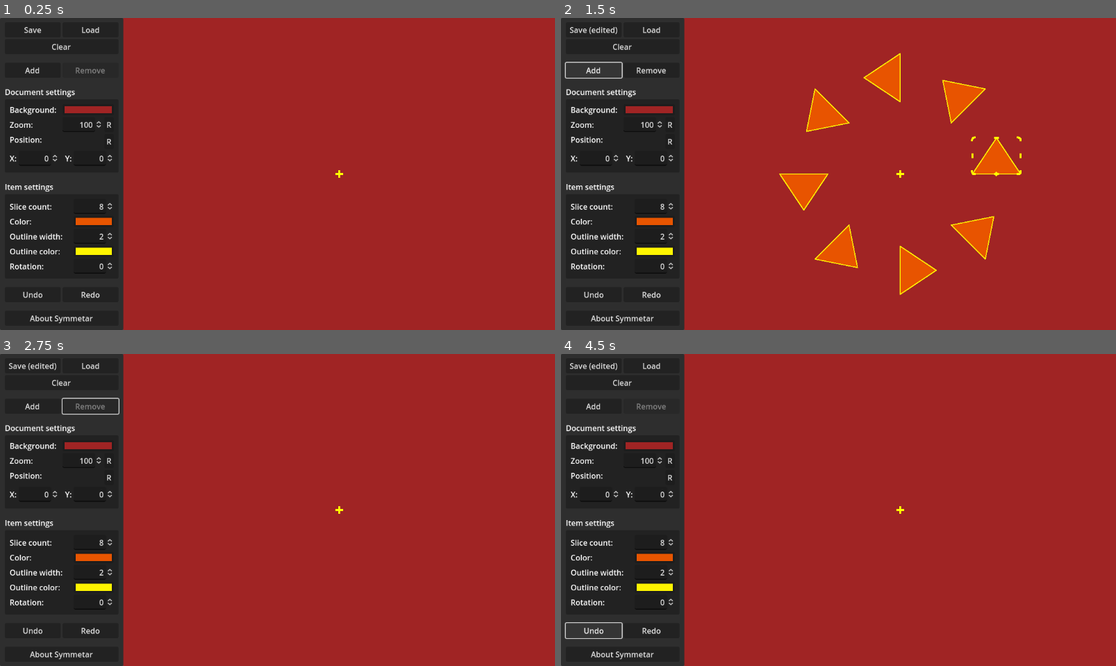
Above: before the commit, frames 1-4 (two rows, left to right).
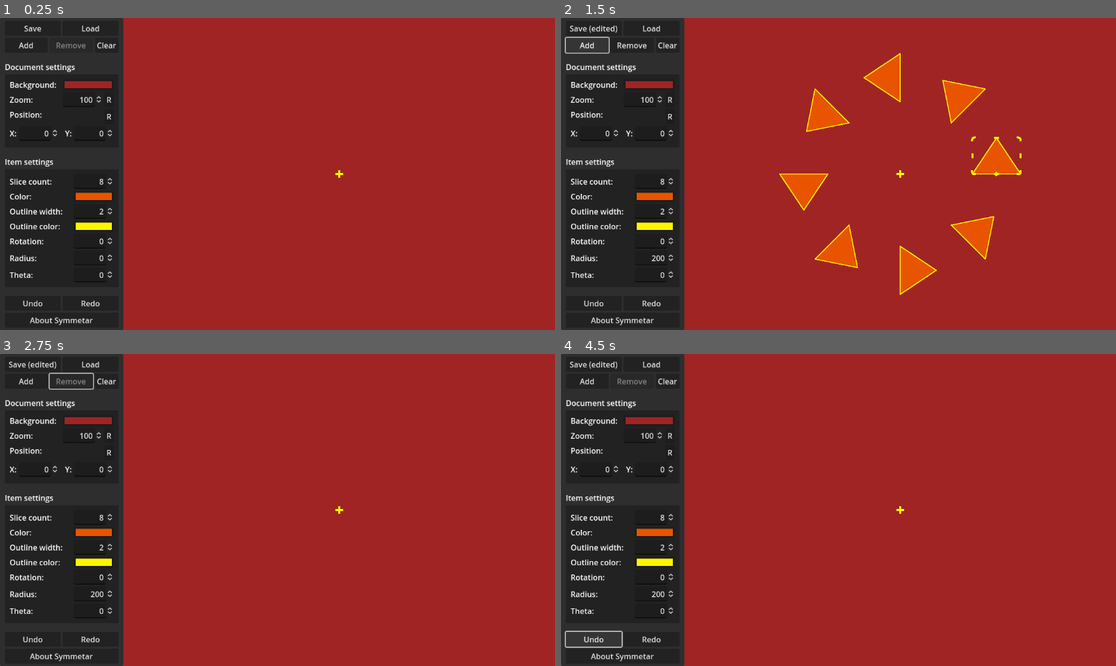
Above: after the commit, the same moments.

Repository: zoeesilcock/symmetar
Game: Godot game, scene res://Main.tscn
The game is run twice, just before and just after one commit, with the same random seed, the same clock (stepped at 60 frames per second) and the same inputs.
Inputs:
- Up to frame 1 (0.25 s): no input
- Up to frame 2 (1.5 s): click "Clear" at 0.5 s; click "Add" at 1.25 s
- Up to frame 3 (2.75 s): click "Remove" at 2 s
- Up to frame 4 (4.5 s): click "R" at 2.75 s; click "R" at 3.5 s; click "Undo" at 4.25 s

The runs differ from the first frame. In frame 1, 3.8% of the frame differs, in the area x 0-21%, y 2-99%; in frame 2, 4.1%; in frame 3, 4.1%; in frame 4, 4.1%.

Commit message:
Allow setting the radius and theta of a slice exactly

Diff:
--- a/Slice/Slice.gd
+++ b/Slice/Slice.gd
@@ -143,6 +143,22 @@
 	rotation_changed.emit(slice_index)
 	rotating_ended.emit(slice_index)
 
+func get_radius() -> float:
+	return position.distance_to(Vector2.ZERO)
+
+func set_radius(radius : float) -> void:
+	var theta : float = get_theta()
+	position = radius * Vector2.from_angle(theta)
+	position_changed.emit(slice_index)
+
+func get_theta() -> float:
+	return wrapf(atan2(position.y, position.x), 0, PI * 2)
+
+func set_theta(theta : float) -> void:
+	var radius : float = get_radius()
+	position = radius * Vector2.from_angle(theta)
+	position_changed.emit(slice_index)
+
 func _unhandled_input(event : InputEvent) -> void:
 	if event is InputEventMouse:
 		_handle_mouse_input(event)
--- a/UI/UI.gd
+++ b/UI/UI.gd
@@ -16,6 +16,8 @@
 @export var slice_outline_width_input : SpinBox
 @export var slice_outline_color_input : ColorPickerButton
 @export var slice_rotation_input : SpinBox
+@export var slice_radius_input : SpinBox
+@export var slice_theta_input : SpinBox
 @export var about_dialog : AcceptDialog
 
 # Internal
@@ -93,6 +95,8 @@
 		slice_outline_width_input.set_value_no_signal(current_element_state.slice_outline_width)
 		slice_outline_color_input.color = current_element_state.slice_outline_color
 		slice_rotation_input.set_value_no_signal(rad_to_deg(current_slice.rotation))
+		slice_radius_input.set_value_no_signal(current_slice.get_radius())
+		slice_theta_input.set_value_no_signal(rad_to_deg(current_slice.get_theta()))
 
 func _update_window_title() -> void:
 	if ui_state.document_is_dirty:
@@ -131,7 +135,6 @@
 	position_y_input.set_value_no_signal(world.document.state.pan_position.y)
 
 func _on_selection_changed() -> void:
-	print(ui_state.selected_element_index)
 	if ui_state.selected_element_index >= 0:
 		if current_element_state == null or current_element_index != ui_state.selected_element_index:
 			current_element_state = world.document.get_element_state(ui_state.selected_element_index)
@@ -139,6 +142,9 @@
 
 			if !current_element_state.slice_rotation_changed.is_connected(_on_slice_rotation_state_changed):
 				current_element_state.slice_rotation_changed.connect(_on_slice_rotation_state_changed)
+
+			if !current_element_state.slice_position_changed.is_connected(_on_slice_position_state_changed):
+				current_element_state.slice_position_changed.connect(_on_slice_position_state_changed)
 
 		if current_slice == null or current_slice_index != ui_state.selected_slice_index:
 			current_slice = world.document.get_slice(ui_state.selected_element_index, ui_state.selected_slice_index)
@@ -152,6 +158,12 @@
 		remove_button.disabled = true
 
 	_update_edit_form()
+
+func _on_slice_position_state_changed() -> void:
+	if ui_state.selected_element_index >= 0:
+		var slice : Slice = world.document.get_slice(ui_state.selected_element_index, ui_state.selected_slice_index)
+		slice_radius_input.set_value_no_signal(slice.get_radius())
+		slice_theta_input.set_value_no_signal(rad_to_deg(slice.get_theta()))
 
 func _on_slice_rotation_state_changed() -> void:
 	if ui_state.selected_element_index >= 0:
@@ -285,6 +297,16 @@
 		var slice : Slice = world.document.get_slice(ui_state.selected_element_index, ui_state.selected_slice_index)
 		slice.set_slice_rotation(deg_to_rad(value))
 
+func _on_slice_radius_changed(value : float) -> void:
+	if ui_state.selected_element_index >= 0:
+		var slice : Slice = world.document.get_slice(ui_state.selected_element_index, ui_state.selected_slice_index)
+		slice.set_radius(value)
+
+func _on_slice_theta_changed(value : float) -> void:
+	if ui_state.selected_element_index >= 0:
+		var slice : Slice = world.document.get_slice(ui_state.selected_element_index, ui_state.selected_slice_index)
+		slice.set_theta(deg_to_rad(value))
+
 func _on_undo_button_pressed() -> void:
 	world.undo_manager.undo()
 	_update_edit_form()
--- a/UI/UI.tscn
+++ b/UI/UI.tscn
@@ -7,7 +7,7 @@
 
 [sub_resource type="Theme" id="Theme_uuqi3"]
 
-[node name="UI" type="Control" node_paths=PackedStringArray( …(212 unchanged characters)… _color_input", "slice_rotation_input", "about_dialog")]
+[node name="UI" type="Control" node_paths=PackedStringArray( …(212 unchanged characters)… _color_input", "slice_rotation_input", "slice_radius_input", "slice_theta_input", "about_dialog")]
 layout_mode = 3
 anchors_preset = 9
 anchor_bottom = 1.0
@@ -27,6 +27,8 @@
 slice_outline_width_input = NodePath("Panel/MarginContainer/VBoxContainer/EditItemContainer/MarginContainer/GridContainer/OutlineWidthInput")
 slice_outline_color_input = NodePath("Panel/MarginContainer/VBoxContainer/EditItemContainer/MarginContainer/GridContainer/OutlineColorPickerButton")
 slice_rotation_input = NodePath("Panel/MarginContainer/VBoxContainer/EditItemContainer/MarginContainer/GridContainer/RotationInput")
+slice_radius_input = NodePath("Panel/MarginContainer/VBoxContainer/EditItemContainer/MarginContainer/GridContainer/RadiusInput")
+slice_theta_input = NodePath("Panel/MarginContainer/VBoxContainer/EditItemContainer/MarginContainer/GridContainer/ThetaInput")
 about_dialog = NodePath("AboutDialog")
 
 [node name="Panel" type="Panel" parent="."]
@@ -63,14 +65,6 @@
 size_flags_horizontal = 3
 text = "Load"
 
-[node name="ClearButton" type="Button" parent="Panel/MarginContainer/VBoxContainer"]
-layout_mode = 2
-text = "Clear"
-
-[node name="Space1" type="Control" parent="Panel/MarginContainer/VBoxContainer"]
-custom_minimum_size = Vector2(0, 10)
-layout_mode = 2
-
 [node name="HBoxContainer2" type="HBoxContainer" parent="Panel/MarginContainer/VBoxContainer"]
 layout_mode = 2
 
@@ -84,6 +78,10 @@
 size_flags_horizontal = 3
 disabled = true
 text = "Remove"
+
+[node name="ClearButton" type="Button" parent="Panel/MarginContainer/VBoxContainer/HBoxContainer2"]
+layout_mode = 2
+text = "Clear"
 
 [node name="Space2" type="Control" parent="Panel/MarginContainer/VBoxContainer"]
 custom_minimum_size = Vector2(0, 10)
@@ -266,6 +264,30 @@
 update_on_text_changed = true
 select_all_on_focus = true
 
+[node name="RadiusLabel" type="Label" parent="Panel/MarginContainer/VBoxContainer/EditItemContainer/MarginContainer/GridContainer"]
+layout_mode = 2
+size_flags_horizontal = 3
+text = "Radius:"
+
+[node name="RadiusInput" type="SpinBox" parent="Panel/MarginContainer/VBoxContainer/EditItemContainer/MarginContainer/GridContainer"]
+layout_mode = 2
+max_value = 10000.0
+alignment = 2
+update_on_text_changed = true
+select_all_on_focus = true
+
+[node name="ThetaLabel" type="Label" parent="Panel/MarginContainer/VBoxContainer/EditItemContainer/MarginContainer/GridContainer"]
+layout_mode = 2
+size_flags_horizontal = 3
+text = "Theta:"
+
+[node name="ThetaInput" type="SpinBox" parent="Panel/MarginContainer/VBoxContainer/EditItemContainer/MarginContainer/GridContainer"]
+layout_mode = 2
+max_value = 360.0
+alignment = 2
+update_on_text_changed = true
+select_all_on_focus = true
+
 [node name="Space4" type="Control" parent="Panel/MarginContainer/VBoxContainer"]
 custom_minimum_size = Vector2(0, 10)
 layout_mode = 2
@@ -283,10 +305,6 @@
 size_flags_horizontal = 3
 text = "Redo
 "
-
-[node name="Space5" type="Control" parent="Panel/MarginContainer/VBoxContainer"]
-custom_minimum_size = Vector2(0, 10)
-layout_mode = 2
 
 [node name="AboutButton" type="Button" parent="Panel/MarginContainer/VBoxContainer"]
 layout_mode = 2
@@ -302,9 +320,9 @@
 
 [connection signal="pressed" from="Panel/MarginContainer/VBoxContainer/HBoxContainer/SaveButton" to="." method="_on_save_button_pressed"]
 [connection signal="pressed" from="Panel/MarginContainer/VBoxContainer/HBoxContainer/LoadButton" to="." method="_on_load_button_pressed"]
-[connection signal="pressed" from="Panel/MarginContainer/VBoxContainer/ClearButton" to="." method="_on_clear_button_pressed"]
 [connection signal="pressed" from="Panel/MarginContainer/VBoxContainer/HBoxContainer2/AddButton" to="." method="_on_add_button_pressed"]
 [connection signal="pressed" from="Panel/MarginContainer/VBoxContainer/HBoxContainer2/RemoveButton" to="." method="_on_remove_button_pressed"]
+[connection signal="pressed" from="Panel/MarginContainer/VBoxContainer/HBoxContainer2/ClearButton" to="." method="_on_clear_button_pressed"]
 [connection signal="value_changed" from="Panel/MarginContainer/VBoxContainer/EditDocumentContainer/MarginContainer/VBoxContainer/GridContainer/ZoomInputContainer/ZoomInput" to="." method="_on_zoom_changed"]
 [connection signal="pressed" from="Panel/MarginContainer/VBoxContainer/EditDocumentContainer/MarginContainer/VBoxContainer/GridContainer/ZoomInputContainer/ResetZoomButton" to="." method="_on_reset_zoom_button_pressed"]
 [connection signal="pressed" from="Panel/MarginContainer/VBoxContainer/EditDocumentContainer/MarginContainer/VBoxContainer/GridContainer/PositionResetContainer/ResetPositionButton" to="." method="_on_reset_position_button_pressed"]
@@ -313,6 +331,8 @@
 [connection signal="value_changed" from="Panel/MarginContainer/VBoxContainer/EditItemContainer/MarginContainer/GridContainer/CountInput" to="." method="_on_slice_count_changed"]
 [connection signal="value_changed" from="Panel/MarginContainer/VBoxContainer/EditItemContainer/MarginContainer/GridContainer/OutlineWidthInput" to="." method="_on_slice_outline_width_changed"]
 [connection signal="value_changed" from="Panel/MarginContainer/VBoxContainer/EditItemContainer/MarginContainer/GridContainer/RotationInput" to="." method="_on_slice_rotation_changed"]
+[connection signal="value_changed" from="Panel/MarginContainer/VBoxContainer/EditItemContainer/MarginContainer/GridContainer/RadiusInput" to="." method="_on_slice_radius_changed"]
+[connection signal="value_changed" from="Panel/MarginContainer/VBoxContainer/EditItemContainer/MarginContainer/GridContainer/ThetaInput" to="." method="_on_slice_theta_changed"]
 [connection signal="pressed" from="Panel/MarginContainer/VBoxContainer/UndoContainer/UndoButton" to="." method="_on_undo_button_pressed"]
 [connection signal="pressed" from="Panel/MarginContainer/VBoxContainer/UndoContainer/RedoButton" to="." method="_on_redo_button_pressed"]
 [connection signal="pressed" from="Panel/MarginContainer/VBoxContainer/AboutButton" to="." method="_on_about_button_pressed"]
